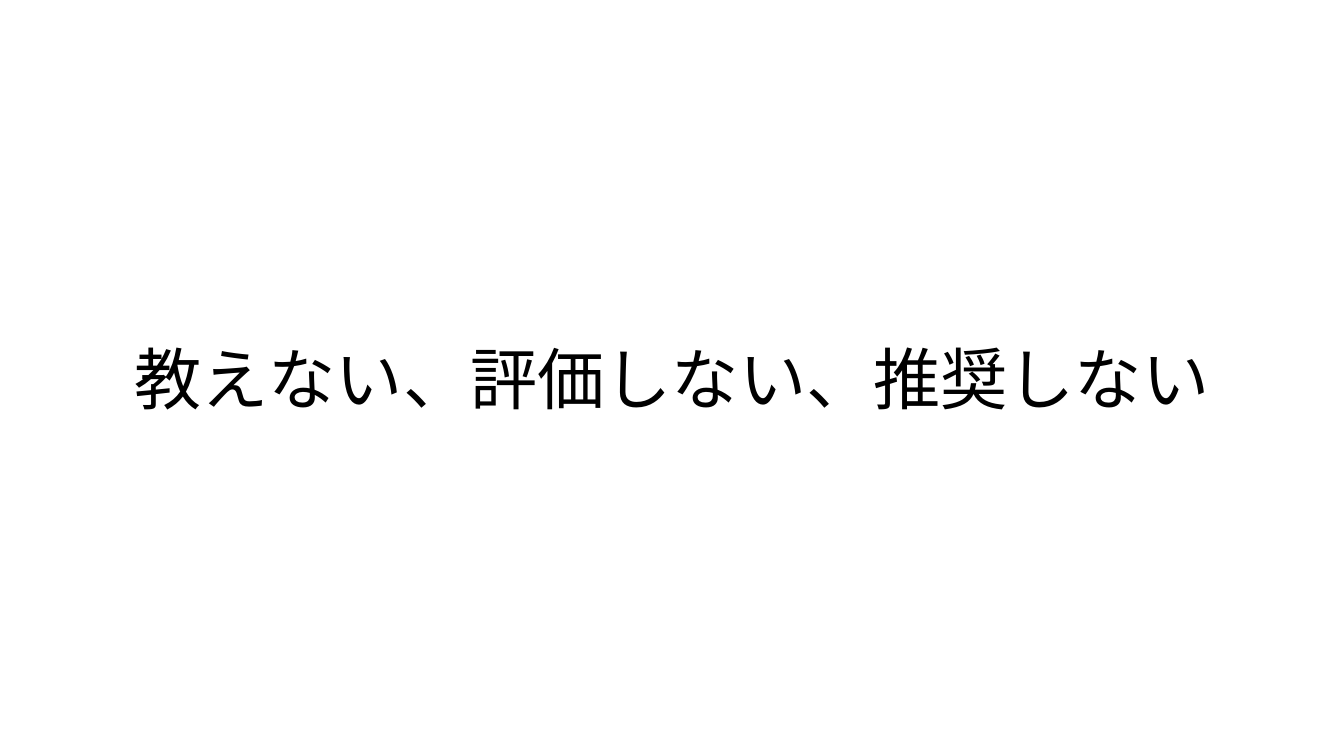
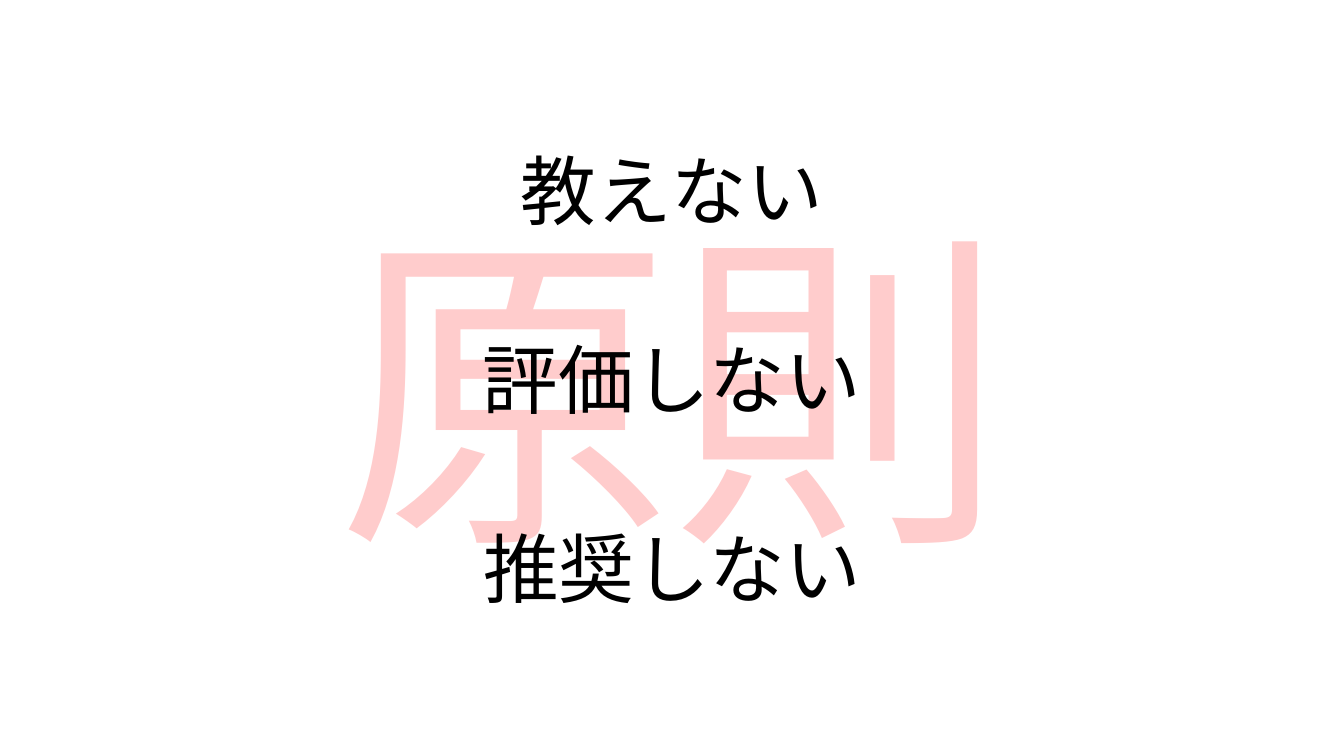
Before and after one commit to ishiomaru/WHYAI, a slide deck: slide 37 of docs/docs-new/WHYAI slide1.pptx (slide 25 before the commit). Drawn at 1344x756 pixels with LibreOffice and Linux fonts; fonts in the diff are those of the drawing. Boxes give left, top, right and bottom in pixels: in the first picture for what was removed or moved away, otherwise in the second. Text is boxed around its words. In the diff, an @@ line names an element or a change of style, - is before the commit and + after.

```diff
--- a/docs/docs-new/WHYAI slide1.pptx
+++ b/docs/docs-new/WHYAI slide1.pptx
@@ text added at bbox=[337, 176, 1006, 596], 239 pt, text #FFCCCC @@
+原則
@@ text added at bbox=[521, 155, 823, 225], 54 pt, text #000000 @@
+教えない
@@ text at bbox=[483, 331, 861, 427]: text changed; size 48 to 54 pt @@
-教えない、評価しない、推奨しない
+評価しない
@@ text added at bbox=[483, 520, 861, 603], 54 pt, text #000000 @@
+推奨しない
```
Also in this commit, not shown: 1 other slide changed, 19 slides added, 1 slide removed, 2 other files.
